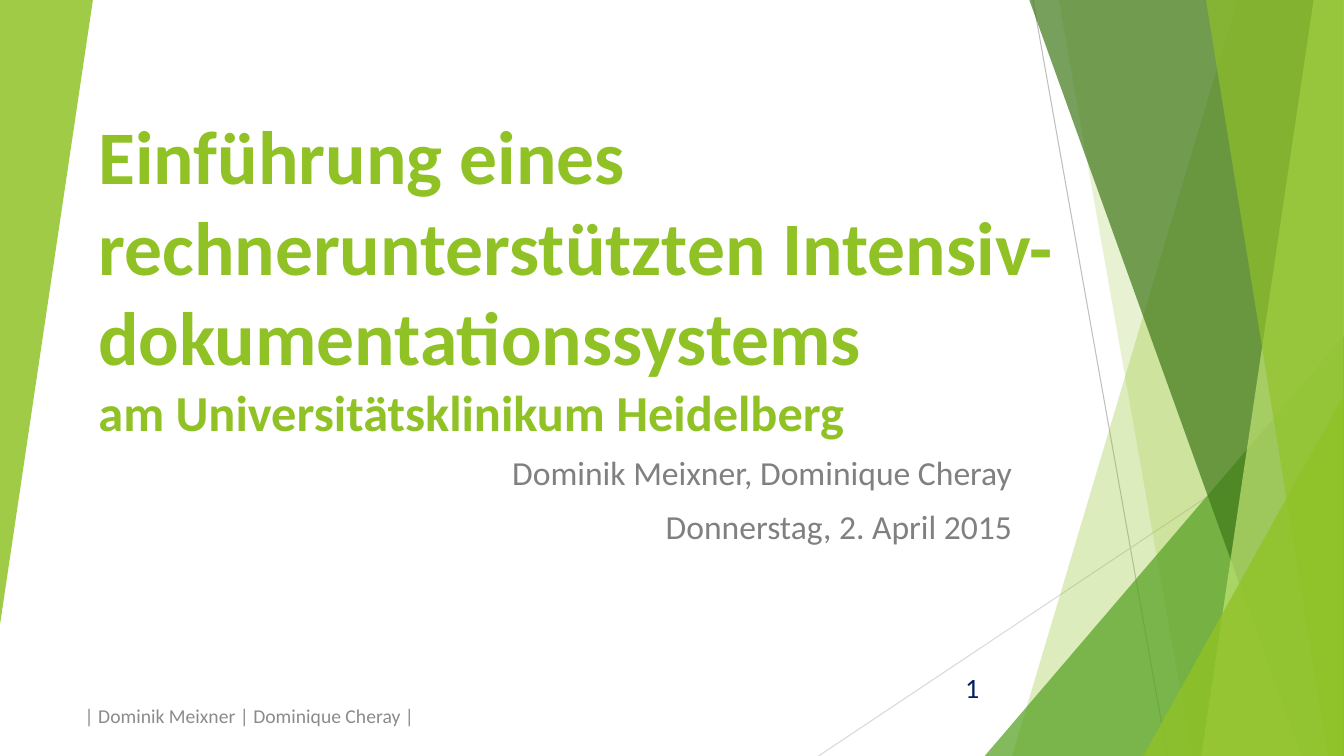
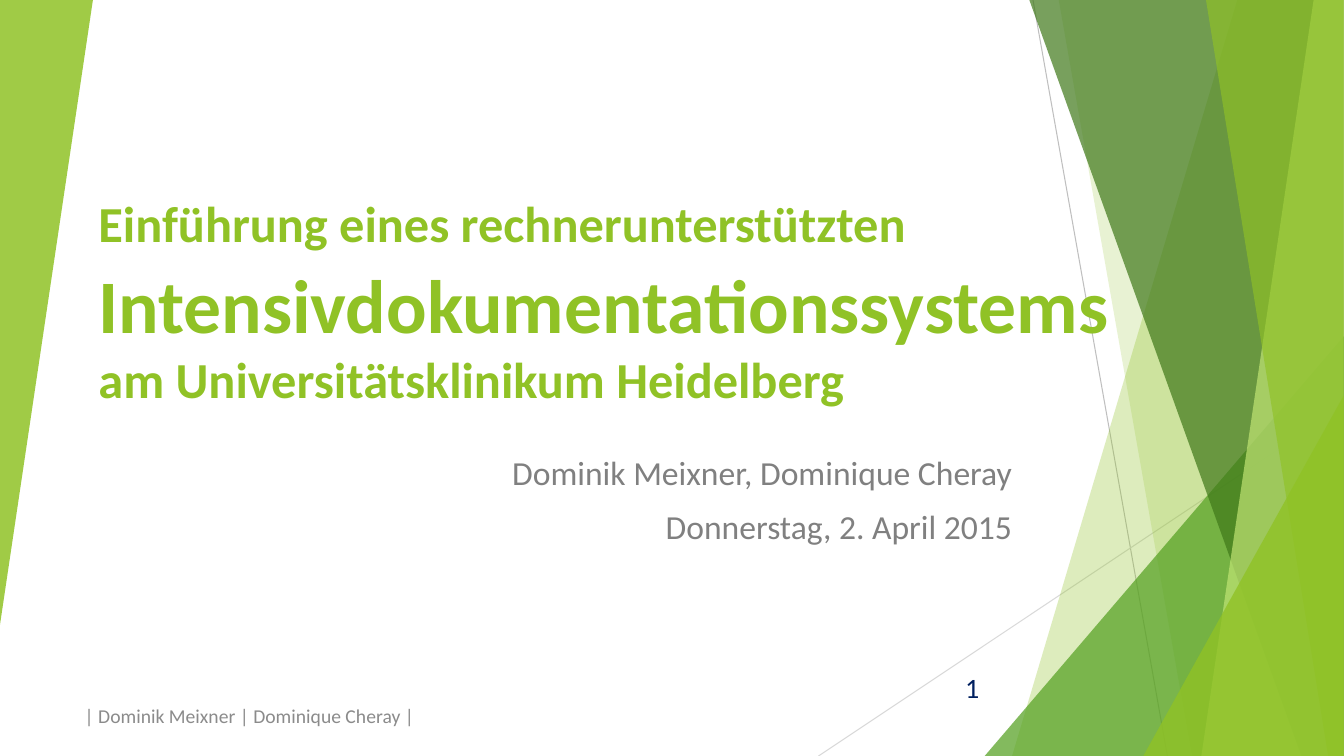
Before and after one commit to domeix/BlaBla, a slide deck: slide 1 of EinfIntensivDokSys/Intensivdokumentationssystem.pptx. Drawn at 1344x756 pixels with LibreOffice and Linux fonts; fonts in the diff are those of the drawing. Boxes give left, top, right and bottom in pixels: in the first picture for what was removed or moved away, otherwise in the second. Text is boxed around its words. In the diff, an @@ line names an element or a change of style, - is before the commit and + after.

```diff
--- a/EinfIntensivDokSys/Intensivdokumentationssystem.pptx
+++ b/EinfIntensivDokSys/Intensivdokumentationssystem.pptx
@@ title at bbox=[98, 206, 1108, 407]: text changed; size 54 to 36 pt @@
-Einführung eines rechnerunterstützten Intensiv-dokumentationssystems
-am Universitätsklinikum Heidelberg
+Einführung eines rechnerunterstützten Intensivdokumentationssystems
+am Universitätsklinikum Heidelberg
```
Also in this commit, not shown: 1 other slide changed, 9 slides added.
